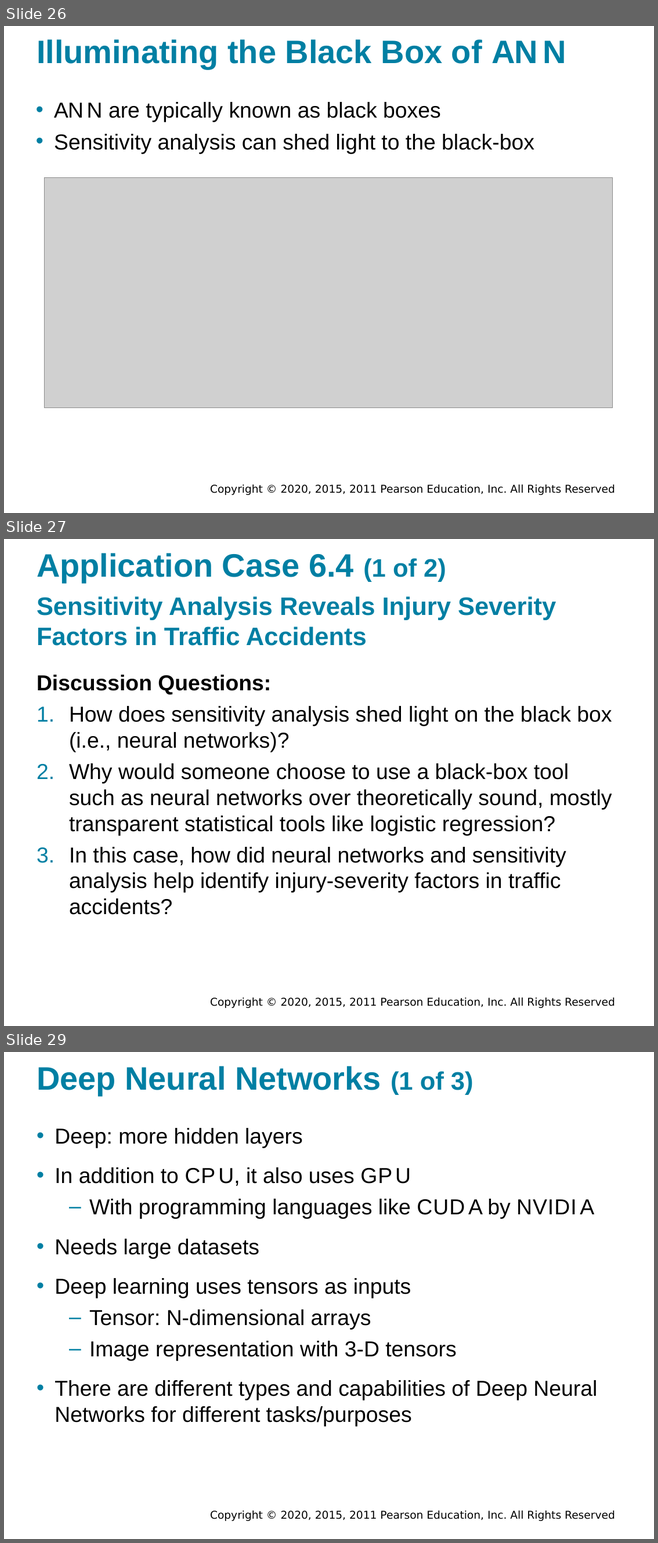
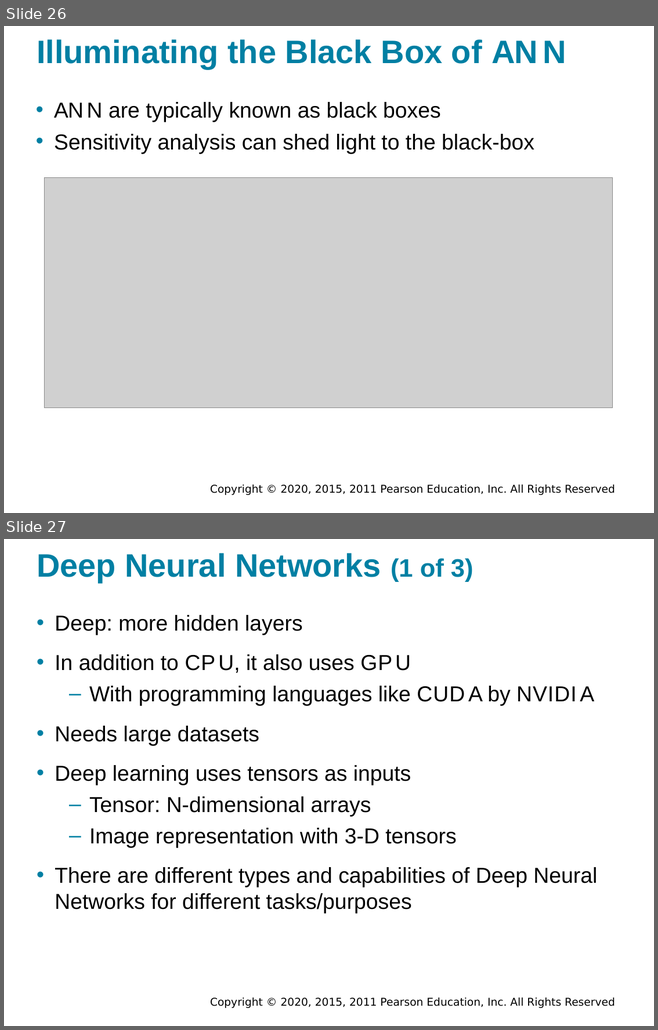
Before and after one commit to walkman617/DS2021, a slide deck: Slides/Sharda_11e_full_accessible_ppt_06.pptx. Shown one above the other, each under a label of ours: slides 26, 27 and 29 before the commit, slides 26 and 27 after it; the slides between them are not shown. The pictures are 658x1543 and 658x1030 pixels, drawn with LibreOffice and Linux fonts; fonts in the diff are those of the drawing; grey boxes stand for pictures; background and template pictures are left out. Boxes give left, top, right and bottom in pixels: in the first picture for what was removed or moved away, otherwise in the second. Text is boxed around its words. In the diff, an @@ line names an element or a change of style, - is before the commit and + after.

```diff
--- a/Slides/Sharda_11e_full_accessible_ppt_06.pptx
+++ b/Slides/Sharda_11e_full_accessible_ppt_06.pptx
@@ slide 27 removed at [4, 539, 654, 1026], background #FFFFFF; not listed: 1 template element that a slide beside it also shows @@
@@ title removed at [36, 553, 446, 583] @@
-Application Case 6.4 (1 of 2)
@@ text removed at [36, 596, 556, 646] @@
-Sensitivity Analysis Reveals Injury Severity Factors in Traffic Accidents
@@ text removed at [36, 675, 612, 915] @@
-Discussion Questions:
-1. How does sensitivity analysis shed light on the black box (i.e., neural networks)?
-2. Why would someone choose to use a black-box tool such as neural networks over theoretically sound, mostly transparent statistical tools like logistic regression?
-3. In this case, how did neural networks and sensitivity analysis help identify injury-severity factors in traffic accidents?
@@ what was slide 29 is now slide 27 @@
```
Also in this commit, not shown: 2 other slides removed.
